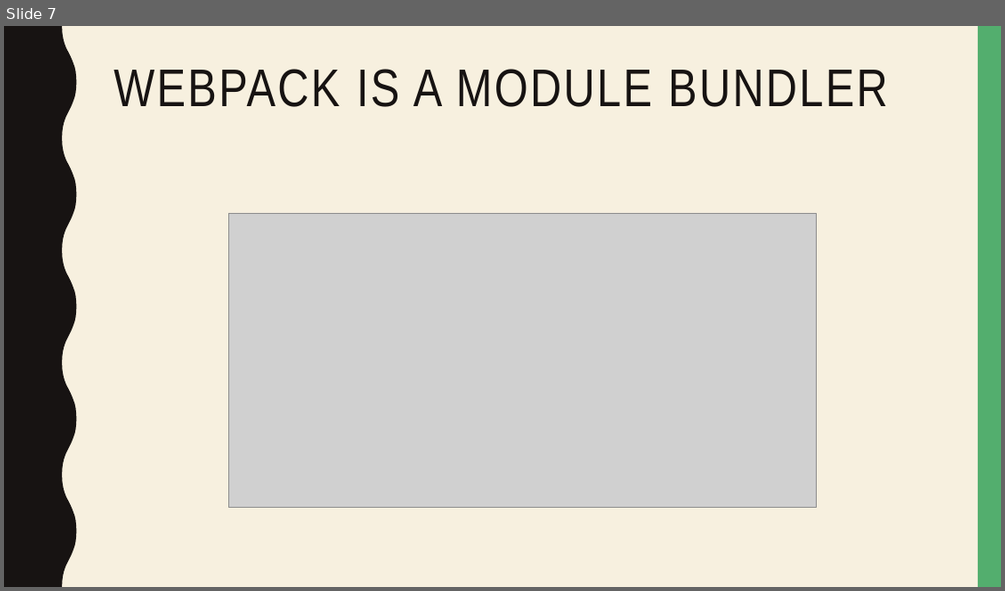
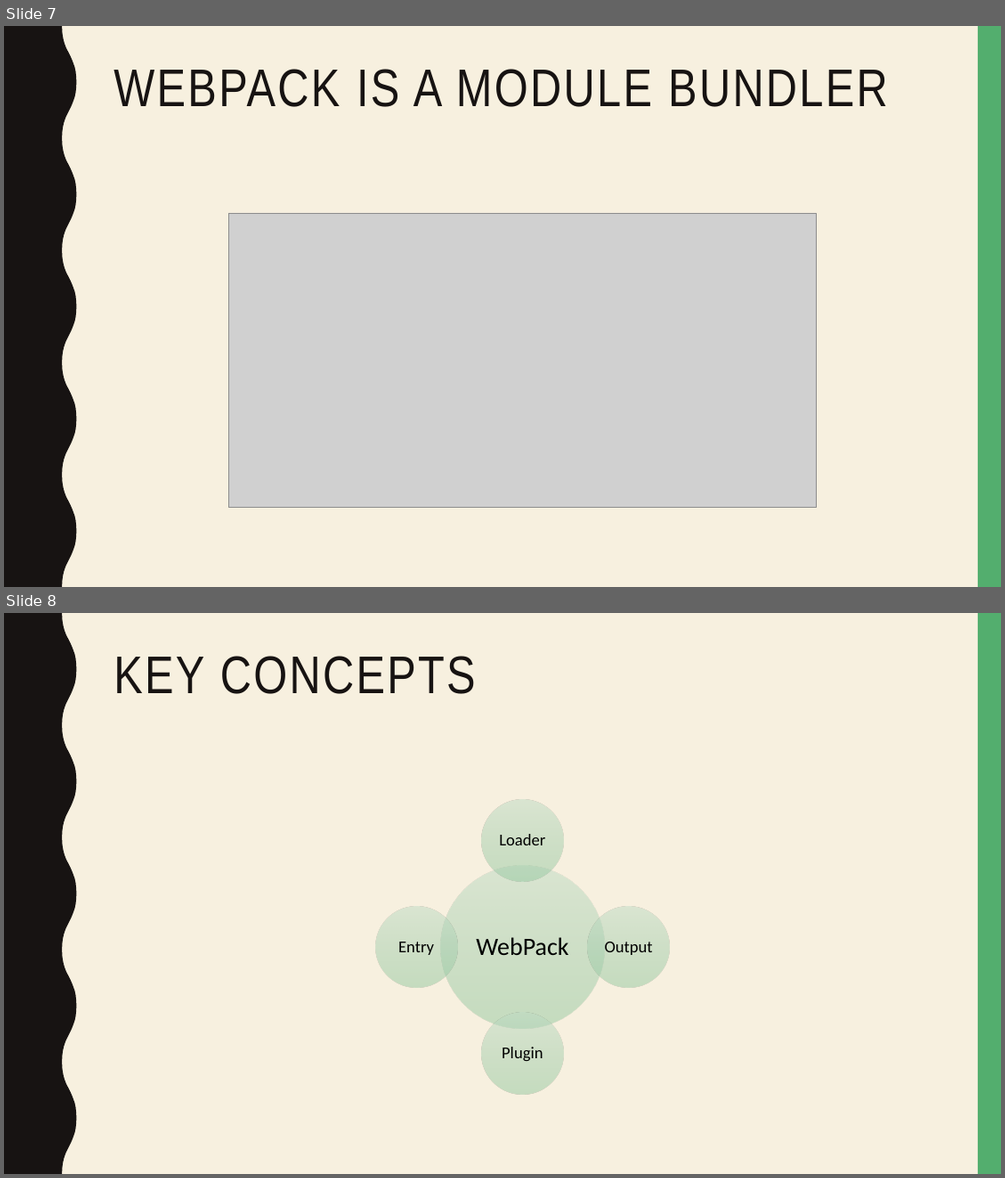
Before and after one commit to Mishurin/frontend-examples, a slide deck: webpack/WebPack.pptx. Shown one above the other, each under a label of ours: slide 7 before the commit, slides 7 and 8 after it. The pictures are 1005x591 and 1005x1178 pixels, drawn with LibreOffice and Linux fonts; fonts in the diff are those of the drawing; grey boxes stand for pictures. Boxes give left, top, right and bottom in pixels: in the first picture for what was removed or moved away, otherwise in the second. Text is boxed around its words. In the diff, an @@ line names an element or a change of style, - is before the commit and + after.

```diff
--- a/webpack/WebPack.pptx
+++ b/webpack/WebPack.pptx
@@ slide 8 added at (4, 613, 1001, 1174), background #F7F0DF; not listed: 2 template elements that a slide beside it also shows @@
@@ title added at (113, 656, 476, 694), 51 pt, text #171312 @@
+KEY CONCEPTS
@@ group added at (376, 800, 670, 1094): 5 ellipses, 5 texts @@
+WebPack
+Loader
+Output
+Plugin
+Entry
```
Also in this commit, not shown: 3 other slides added, 6 other files.
